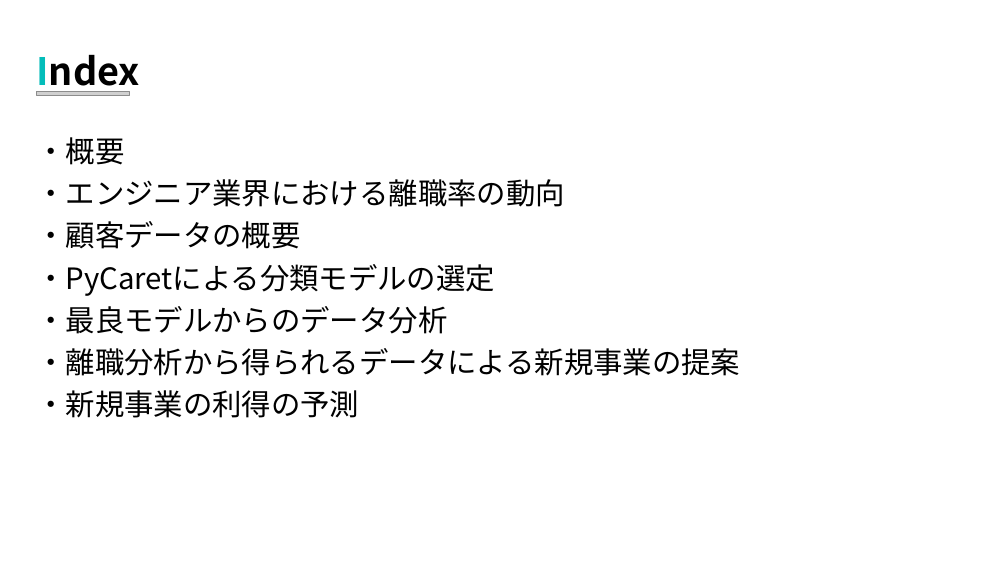
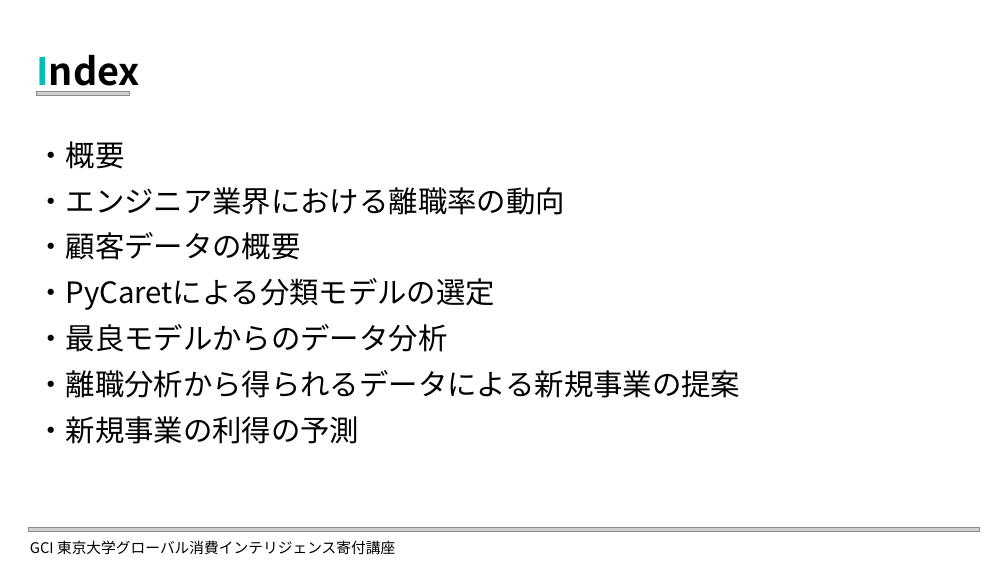
Before and after one commit to elsy0111/GCI2023Winter, a slide deck: slide 2 of LDA_Attrition.pptx. Drawn at 1008x567 pixels with LibreOffice and Linux fonts; fonts in the diff are those of the drawing; grey boxes stand for pictures. Boxes give left, top, right and bottom in pixels: in the first picture for what was removed or moved away, otherwise in the second. Text is boxed around its words. In the diff, an @@ line names an element or a change of style, - is before the commit and + after.

```diff
--- a/LDA_Attrition.pptx
+++ b/LDA_Attrition.pptx
@@ text "・概要" at <box>36,141,740,444</box>: line spacing 0.9 to 1 @@
@@ picture added at <box>29,528,979,532</box> @@
@@ text added at <box>30,540,395,555</box>, 14 pt, text #000000 @@
+GCI 東京大学グローバル消費インテリジェンス寄付講座
```
Also in this commit, not shown: 5 other slides changed, 1 slide added, 1 other file.
